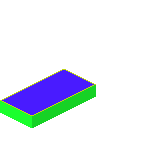
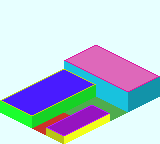
Layers edited between the first and the second (160, 144) image:
added layer "Office Wall" in group "Office" over [left=46, top=105, right=110, bottom=144]
added layer "Office B" in group "Office" over [left=46, top=95, right=128, bottom=144]
added group "Factory B #1" with 3 layers above "Base_Plate_2x2.png" over [left=64, top=45, right=160, bottom=112]
added layer "FactoryB Top" in group "Factory B #1" over [left=64, top=45, right=160, bottom=92]
added layer "FactoryB Flow" in group "Factory B #1" over [left=66, top=46, right=158, bottom=91]
added layer "Factory B Walls" in group "Factory B #1" over [left=64, top=61, right=160, bottom=112]
added layer "Base_Plate_2x2.png" over [left=0, top=0, right=160, bottom=144]
